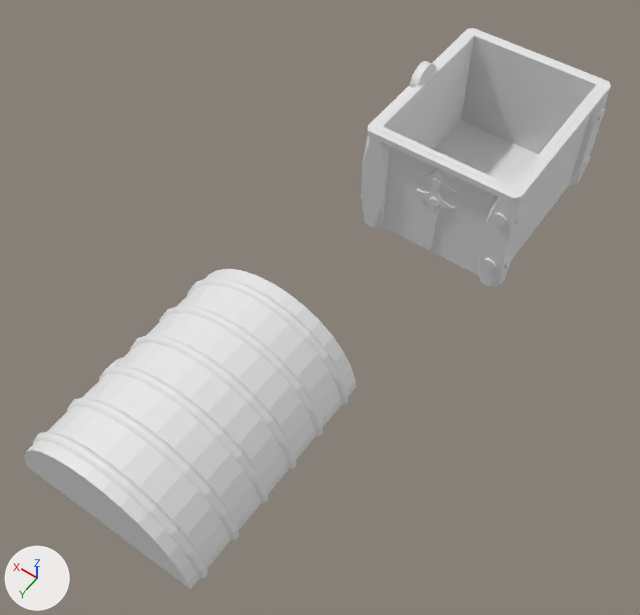
Renders of the Blender file Practicas/P2/BlenderModels/cofrebueno.blend from each side of a commit.
The view is the same before and after, from a camera (50 mm lens) standing at (-4.19, 10.43, 9.89) and looking at (0.23, 4.24, 0.16). Arrows for +X, +Y and +Z are at lower left; the lights stay in place. The older version comes first.

In view in the first picture: 'AdornoFlecha', 'Caja', 'Tapadera' and 1 more.
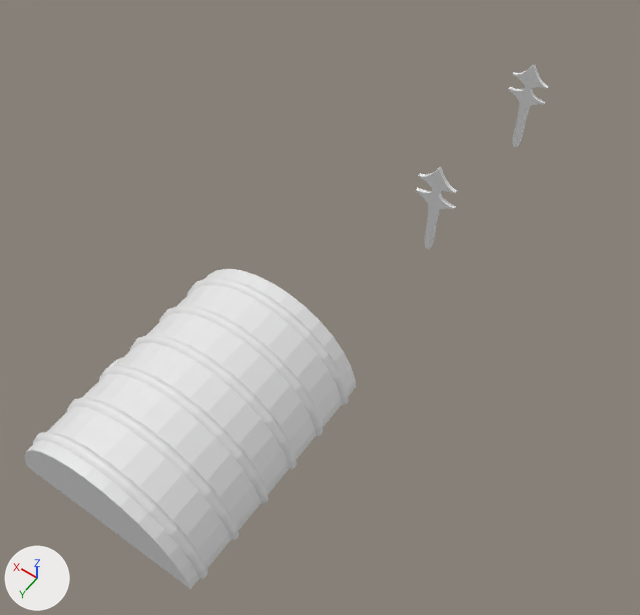
Changed parts and their boxes [x1, y1, x2, y2] in the pictures (640 x 615 px):
'Caja', hidden: before [361, 28, 611, 287]

Patch to the scene script:
```diff
--- a/Practicas/P2/BlenderModels/cofrebueno.blend.py
+++ b/Practicas/P2/BlenderModels/cofrebueno.blend.py
@@ img_cofrecajaç_textu_png @@
+img_cofrecajaç_textu_png = load_image('cofrecajaç_textu.png', 'cofrecajaç_textu.png', 1024, 1024, 'sRGB')
@@ mat_material @@
 mat_material = principled_material('Material')
-mat_material.base_color = (0.8, 0.8, 0.8)  # white #e7e7e7
+mat_material.texture = img_cofrecajaç_textu_png
+mat_material.metallic = 0.845
@@ ob_caja @@
 _m = ob_caja.modifiers.new('Booleana.007', 'BOOLEAN')
 _m.solver = 'FLOAT'
+ob_caja.hide_set(True)
```
